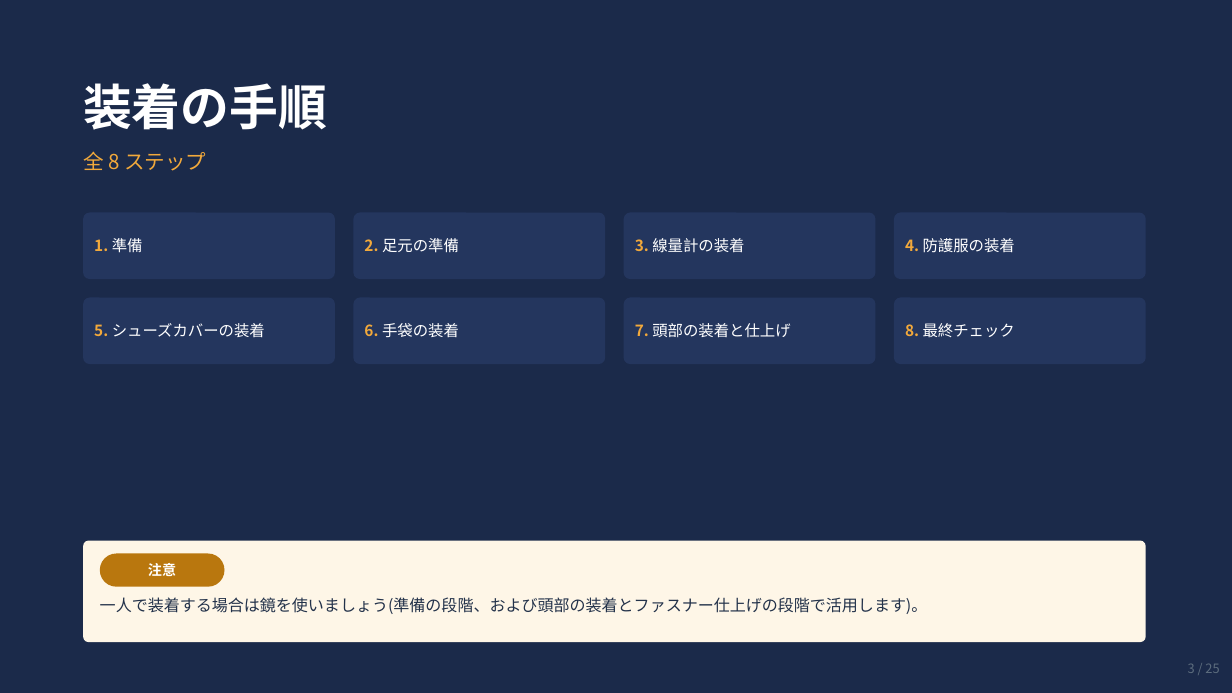
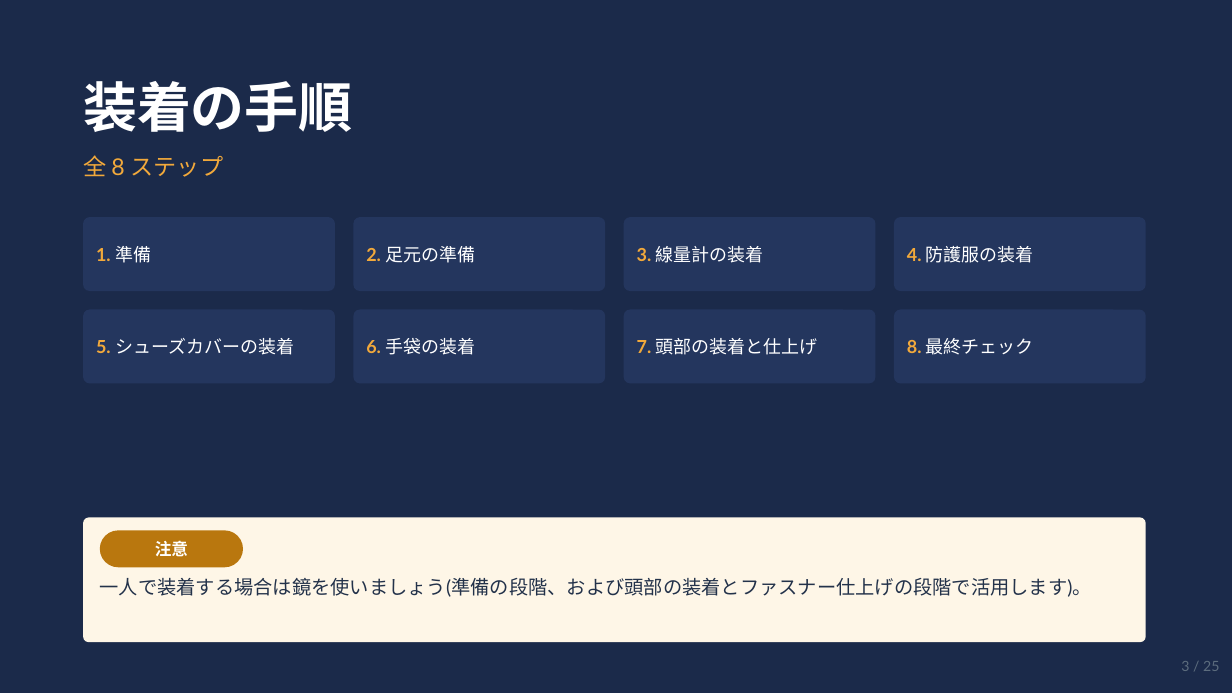
Before and after one commit to solidkinder624-cmyk/my-first-lab, a slide deck: slide 3 of output/放射性粉じん防護服_装着脱衣手順.pptx. Drawn at 1232x693 pixels with LibreOffice and Linux fonts; fonts in the diff are those of the drawing. Boxes give left, top, right and bottom in pixels: in the first picture for what was removed or moved away, otherwise in the second. Text is boxed around its words. In the diff, an @@ line names an element or a change of style, - is before the commit and + after.

```diff
--- a/output/放射性粉じん防護服_装着脱衣手順.pptx
+++ b/output/放射性粉じん防護服_装着脱衣手順.pptx
@@ text "装着の手順" at (83,81,353,132): size 38 to 42 pt, font Noto Sans CJK JP to Lato @@
@@ text "全 8 ステップ" at (83,155,223,177): size 16 to 18 pt, font Noto Sans CJK JP to Lato @@
@@ rounded rectangle: place and size @@
-rounded rectangle at (83,213,335,279)
+rounded rectangle at (83,217,335,291)
@@ rounded rectangle: place and size @@
-rounded rectangle at (354,213,606,279)
+rounded rectangle at (354,217,606,291)
@@ rounded rectangle: place and size @@
-rounded rectangle at (624,213,876,279)
+rounded rectangle at (624,217,876,291)
@@ rounded rectangle: place and size @@
-rounded rectangle at (895,213,1147,279)
+rounded rectangle at (895,217,1147,291)
@@ rounded rectangle: place and size @@
-rounded rectangle at (83,298,335,364)
+rounded rectangle at (83,310,335,384)
@@ text "5. シューズカバーの装着": place and size @@
-text "5. シューズカバーの装着" at (94,323,265,338)
+text "5. シューズカバーの装着" at (96,338,294,355)
@@ rounded rectangle: place and size @@
-rounded rectangle at (354,298,606,364)
+rounded rectangle at (354,310,606,384)
@@ text "6. 手袋の装着": place and size @@
-text "6. 手袋の装着" at (364,323,459,338)
+text "6. 手袋の装着" at (366,338,475,355)
@@ rounded rectangle: place and size @@
-rounded rectangle at (624,298,876,364)
+rounded rectangle at (624,310,876,384)
@@ size 12 to 14 pt, font Noto Sans CJK JP to Lato in 8 elements at (96,246,151,263), (366,246,475,263), (637,246,764,263), (907,246,1034,263), (96,338,294,355), (366,338,475,355), (907,338,1034,355), (637,338,818,355) @@
@@ text "7. 頭部の装着と仕上げ": place and size @@
-text "7. 頭部の装着と仕上げ" at (635,323,790,338)
+text "7. 頭部の装着と仕上げ" at (637,338,818,355)
@@ proportions changed in 9 elements at (83,217,335,291), (354,217,606,291), (624,217,876,291), (895,217,1147,291), (83,518,1146,642), (83,310,335,384), (354,310,606,384), (624,310,876,384), (895,310,1147,384) @@
@@ rounded rectangle: place and size @@
-rounded rectangle at (895,298,1147,364)
+rounded rectangle at (895,310,1147,384)
@@ text "8. 最終チェック": place and size @@
-text "8. 最終チェック" at (905,323,1015,337)
+text "8. 最終チェック" at (907,338,1034,355)
@@ rounded rectangle: place and size @@
-rounded rectangle at (83,541,1146,642)
+rounded rectangle at (83,518,1146,642)
@@ text "注意": place and size @@
-text "注意" at (148,563,176,576)
+text "注意" at (155,540,188,557)
@@ text "注意" at (155,540,188,557): size 11 to 13 pt, font Noto Sans CJK JP to Lato @@
@@ rounded rectangle: place and size @@
-rounded rectangle at (100,554,225,587)
+rounded rectangle at (100,531,243,567)
@@ text "一人で装着する場合は鏡を使いましょう(準備の段階、および頭部の装着とファスナー仕上げの段階で活用します)。": place and size @@
-text "一人で装着する場合は鏡を使いましょう(準備の段階、および頭部の装着とファスナー仕上げの段階で活用します)。" at (100,597,928,614)
+text "一人で装着する場合は鏡を使いましょう(準備の段階、および頭部の装着とファスナー仕上げの段階で活用します)。" at (100,578,1092,597)
@@ text "一人で装着する場合は鏡を使いましょう(準備の段階、および頭部の装着とファスナー仕上げの段階で活用します)。" at (100,578,1092,597): size 12.5 to 15 pt, font Noto Sans CJK JP to Lato; line spacing 1.15 to 1.12 @@
@@ text "3 / 25" at (1181,661,1219,671): size 10 to 11 pt, font Noto Sans CJK JP to Lato @@
```
Also in this commit, not shown: 24 other slides changed.
